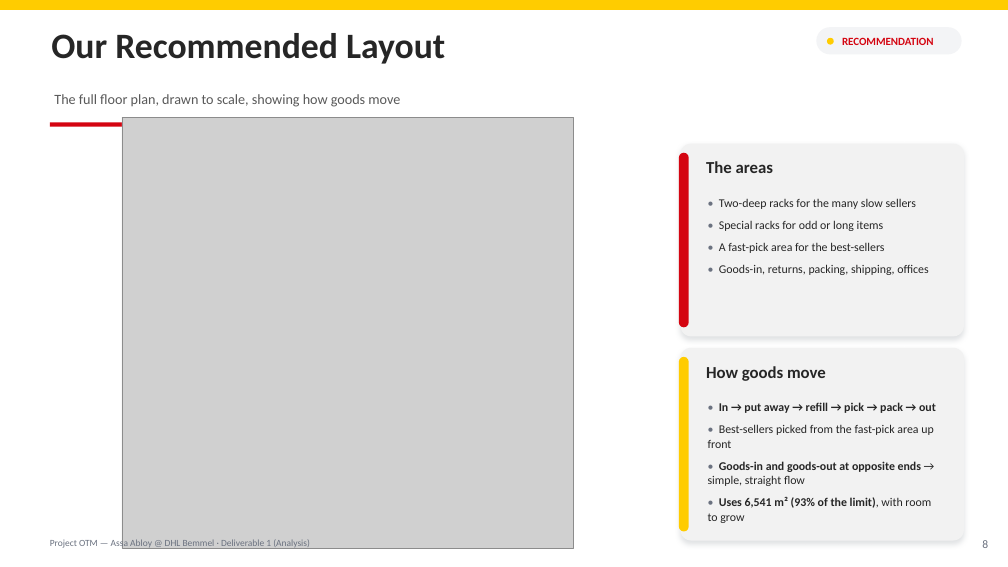
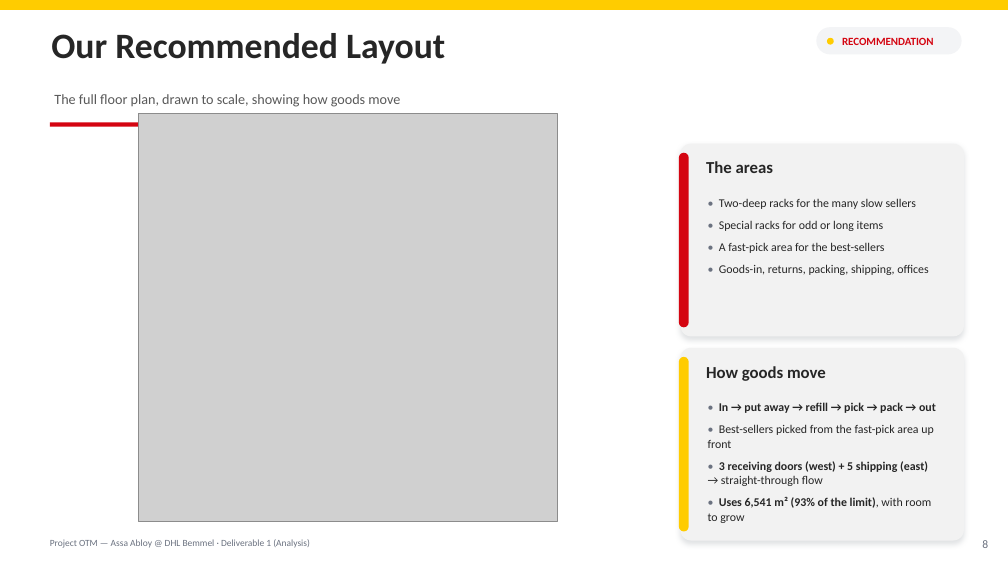
Before and after one commit to glebpankov2005-coder/Operations-Management-, a slide deck: slide 8 of deliverables/DHL Group 3 Milestone 1 (v2).pptx. Drawn at 1008x567 pixels with LibreOffice and Linux fonts; fonts in the diff are those of the drawing; grey boxes stand for pictures. Boxes give left, top, right and bottom in pixels: in the first picture for what was removed or moved away, otherwise in the second. Text is boxed around its words. In the diff, an @@ line names an element or a change of style, - is before the commit and + after.

```diff
--- a/deliverables/DHL Group 3 Milestone 1 (v2).pptx
+++ b/deliverables/DHL Group 3 Milestone 1 (v2).pptx
@@ picture: place and size @@
-picture at [122,117,573,548]
+picture at [138,113,557,522]
@@ text at [719,461,928,486]: text changed @@
-• Goods-in and goods-out at opposite ends → simple, straight flow
+• 3 receiving doors (west) + 5 shipping (east) → straight-through flow
```
Also in this commit, not shown: 1 other slide changed, 25 other files.
